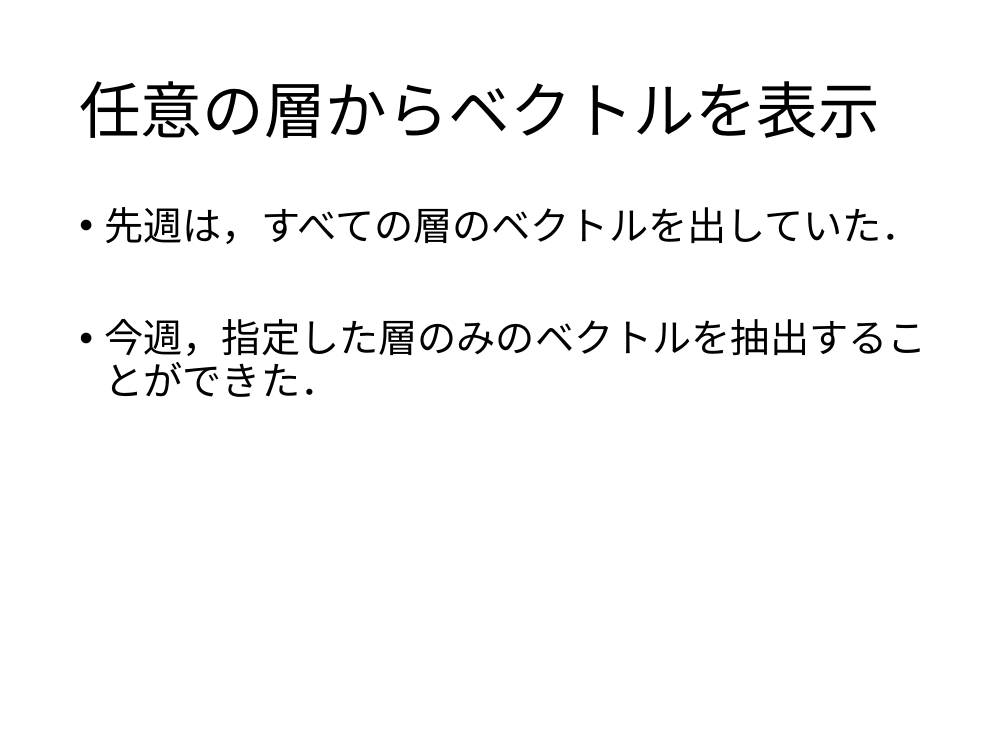
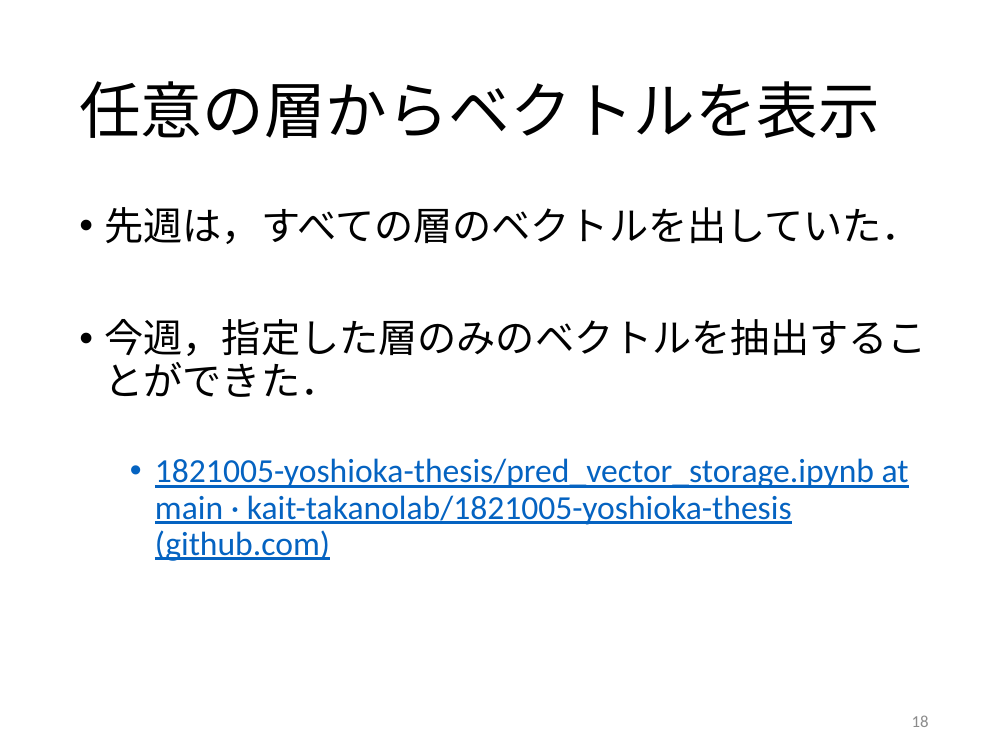
Before and after one commit to kait-takanolab/1821005-yoshioka-thesis, a slide deck: slide 18 of ゼミ発表資料/1821005_1108.pptx. Drawn at 1008x756 pixels with LibreOffice and Linux fonts; fonts in the diff are those of the drawing. Boxes give left, top, right and bottom in pixels: in the first picture for what was removed or moved away, otherwise in the second. Text is boxed around its words. In the diff, an @@ line names an element or a change of style, - is before the commit and + after.

```diff
--- a/ゼミ発表資料/1821005_1108.pptx
+++ b/ゼミ発表資料/1821005_1108.pptx
@@ text at bbox=[155, 458, 909, 561]: paragraph added @@
+  • 1821005-yoshioka-thesis/pred_vector_storage.ipynb at main · kait-takanolab/1821005-yoshioka-thesis (github.com)
@@ page number added at bbox=[912, 715, 929, 727], 12 pt, text #8C8C8C @@
+18
```
Also in this commit, not shown: 14 other slides changed, 1 slide added.
